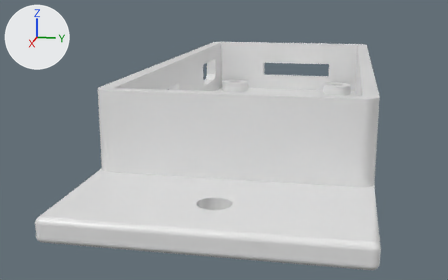
Renders of the Blender file case/Z2/LPM_Case_Z2_Base_Flange.blend from each side of a commit.
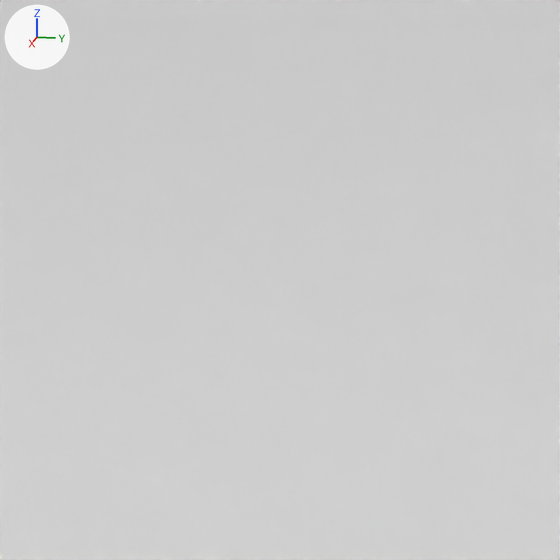
Each version is shown whole from a 50 mm lens placed at (0.1453, 0.0312, 0.0249), pointed at (0.0398, 0.0101, -0.0014), then close up on the part from 34% to 44% of the width and 44% to 61% of the height. Every picture has the same lights, and +X, +Y and +Z are marked at upper left. The close-ups show mesh edges as thin lines.
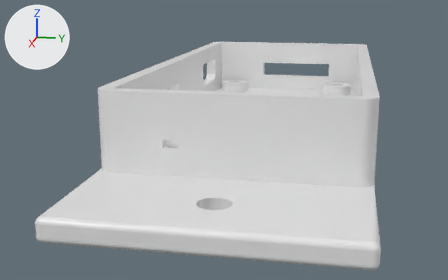
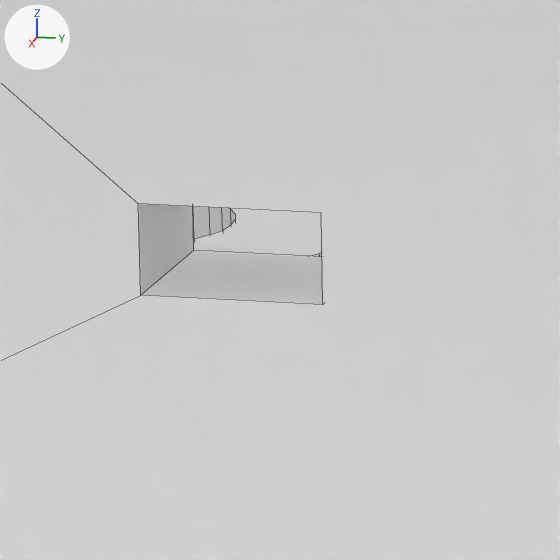
Pixel boxes (x1, y1, x2, y2) of what changed, in the close-ups (560 x 560 px):
```json
{"part": 1, "of": "me_cube", "change": "built on", "before": [0, 80, 328, 364], "after": [0, 80, 328, 364]}
```

The change, as JSON lines over the scene's bpy script:
```json
{"block": "me_cube", "where": "me_cube.from_pydata(...)  # 1862 vertices, 1469 faces; spans x -0.017..0.09, y 0.0..0.035, z -0.001..0.0125"}
{"block": "me_cube", "where": "# used by ob_cube; location = (0.0, 0.0, 0.0)"}
{"block": "me_cube", "where": "# verts and faces of me_cube; kept vertices keep their numbers, new ones are numbered from 1862"}
{"block": "me_cube", "where": "# before: 130 (0.071, 0.002, 0.002), 132 (0.071, 0.033, 0.002), 538 (0.073, 0.0331, 0.0019), 548 (0.073, 0.0019, 0.0019), 594 (0.073, 0.0331, 0.0125)"}
{"block": "me_cube", "where": "# before: 595 (0.073, 0.0019, 0.0125), 606 (0.071, 0.033, 0.0125), 607 (0.071, 0.002, 0.0125)"}
{"block": "me_cube", "change": "me_cube part 1"}
{"op": "add", "block": "me_cube", "code": "delete_faces([(130, 607, 606, 132), (538, 594, 595, 548)])"}
{"op": "add", "block": "me_cube", "code": "verts[1862] = (0.071, 0.011, 0.0055)"}
{"op": "add", "block": "me_cube", "code": "verts[1863] = (0.071, 0.011, 0.0065)"}
{"op": "add", "block": "me_cube", "code": "verts[1864] = (0.071, 0.009, 0.0055)  # pixel (193, 250)"}
{"op": "add", "block": "me_cube", "code": "verts[1865] = (0.071, 0.009, 0.0065)"}
{"op": "add", "block": "me_cube", "code": "for new, old in zip([*range(1866, 1870)], [*range(1862, 1866)]): verts[new] = verts[old] + (0.002, 0.0, 0.0)"}
{"op": "add", "block": "me_cube", "code": "faces += [(1862, 1866, 1867, 1863), (1864, 1865, 1869, 1868), (1862, 1864, 1868, 1866), (1863, 1867, 1869, 1865), (130, 607, 1865, 1864), (130, 1864, 1862, 1863, 1865, 607, 606, 132)]"}
{"op": "add", "block": "me_cube", "code": "faces += [(548, 1868, 1869, 595), (538, 594, 595, 1869, 1867, 1866, 1868, 548)]"}
```
